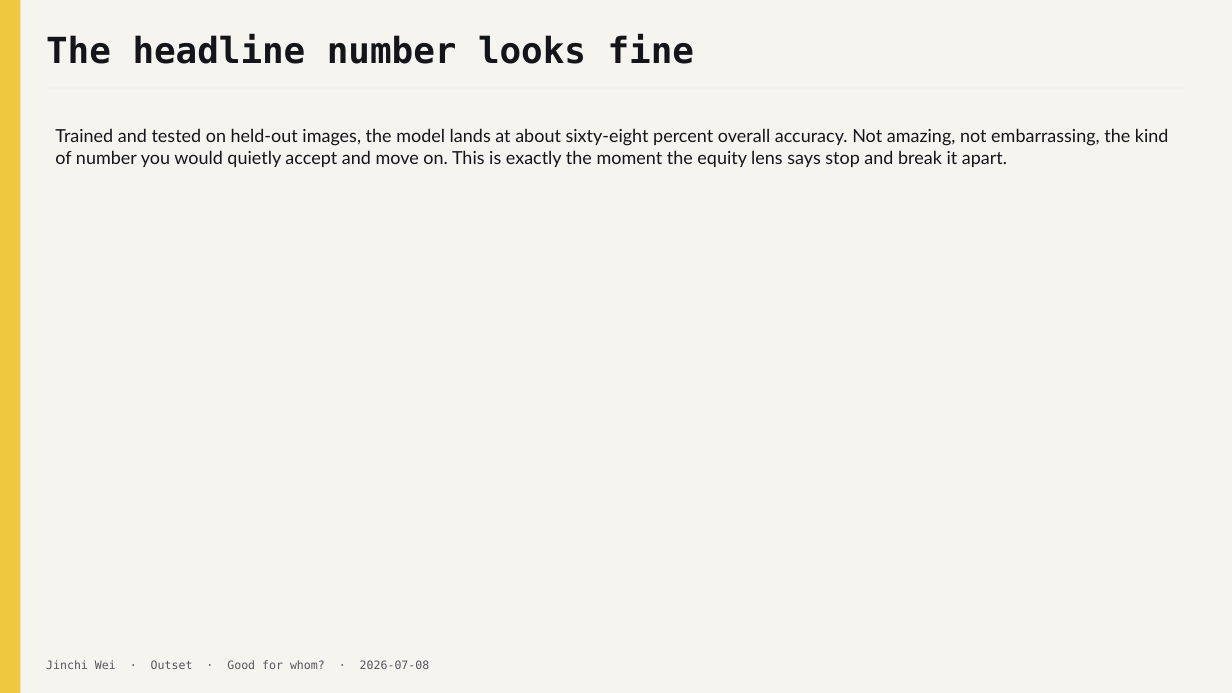
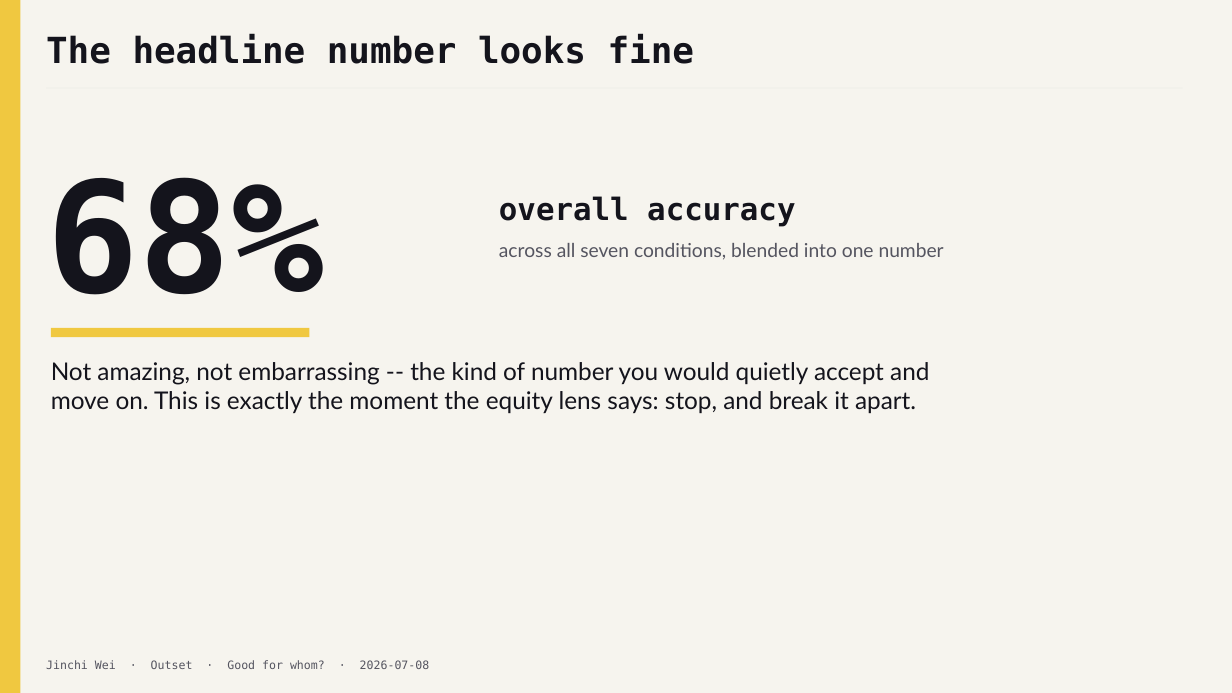
Before and after one commit to jinchiwei/outset-ai-healthcare, a slide deck: slide 11 of solutions/g4_skin_access/slides/g4_skin_access.pptx. Drawn at 1232x693 pixels with LibreOffice and Linux fonts; fonts in the diff are those of the drawing. Boxes give left, top, right and bottom in pixels: in the first picture for what was removed or moved away, otherwise in the second. Text is boxed around its words. In the diff, an @@ line names an element or a change of style, - is before the commit and + after.

```diff
--- a/solutions/g4_skin_access/slides/g4_skin_access.pptx
+++ b/solutions/g4_skin_access/slides/g4_skin_access.pptx
@@ text added at [46, 177, 324, 295], 120 pt, text #14141C, bold @@
+68%
@@ text added at [499, 196, 795, 227], 24 pt, text #14141C, bold @@
+overall accuracy
@@ text added at [499, 243, 944, 260], 15 pt, text #555560 @@
+across all seven conditions, blended into one number
@@ rectangle added at [51, 328, 310, 337], fill #F0C840 @@
@@ text at [51, 362, 929, 413]: text changed; size 14 to 19 pt @@
-Trained and tested on held-out images, the model lands at about sixty-eight percent overall accuracy. Not amazing, not embarrassing, the kind of number you would quietly accept and move on. This is exactly the moment the equity lens says stop and break it apart.
+Not amazing, not embarrassing -- the kind of number you would quietly accept and move on. This is exactly the moment the equity lens says: stop, and break it apart.
```
Also in this commit, not shown: 4 other slides changed, 1 slide added, 1 slide removed, 3 other files.
